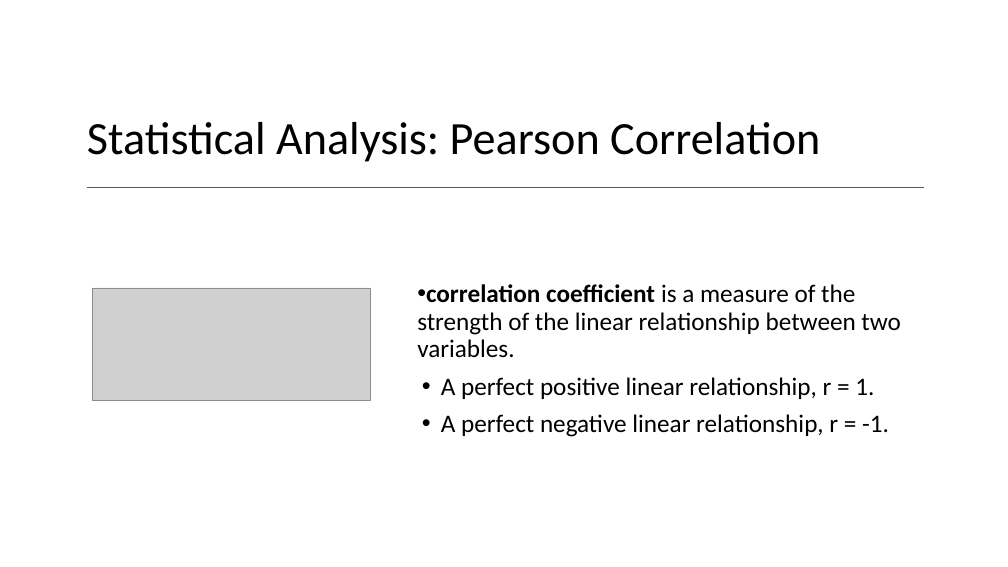
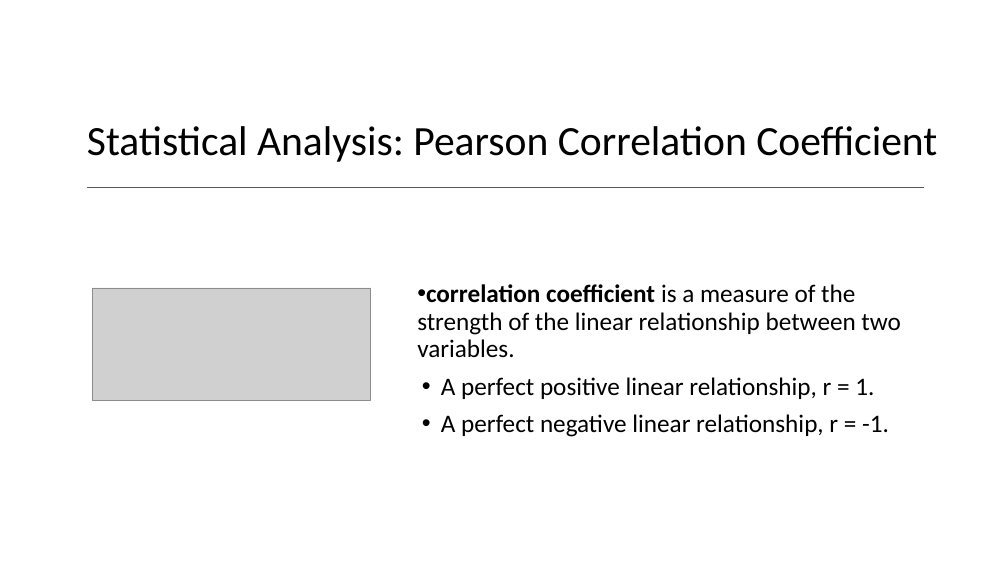
Before and after one commit to franciscohohn/Project_1, a slide deck: slide 9 of Weather_vs_Crime.pptx. Drawn at 1008x567 pixels with LibreOffice and Linux fonts; fonts in the diff are those of the drawing; grey boxes stand for pictures. Boxes give left, top, right and bottom in pixels: in the first picture for what was removed or moved away, otherwise in the second. Text is boxed around its words. In the diff, an @@ line names an element or a change of style, - is before the commit and + after.

```diff
--- a/Weather_vs_Crime.pptx
+++ b/Weather_vs_Crime.pptx
@@ title at (x1=87, y1=126, x2=937, y2=162): text changed; size 44 to 39.6 pt @@
-Statistical Analysis: Pearson Correlation
+Statistical Analysis: Pearson Correlation Coefficient
```
Also in this commit, not shown: 2 other files.
